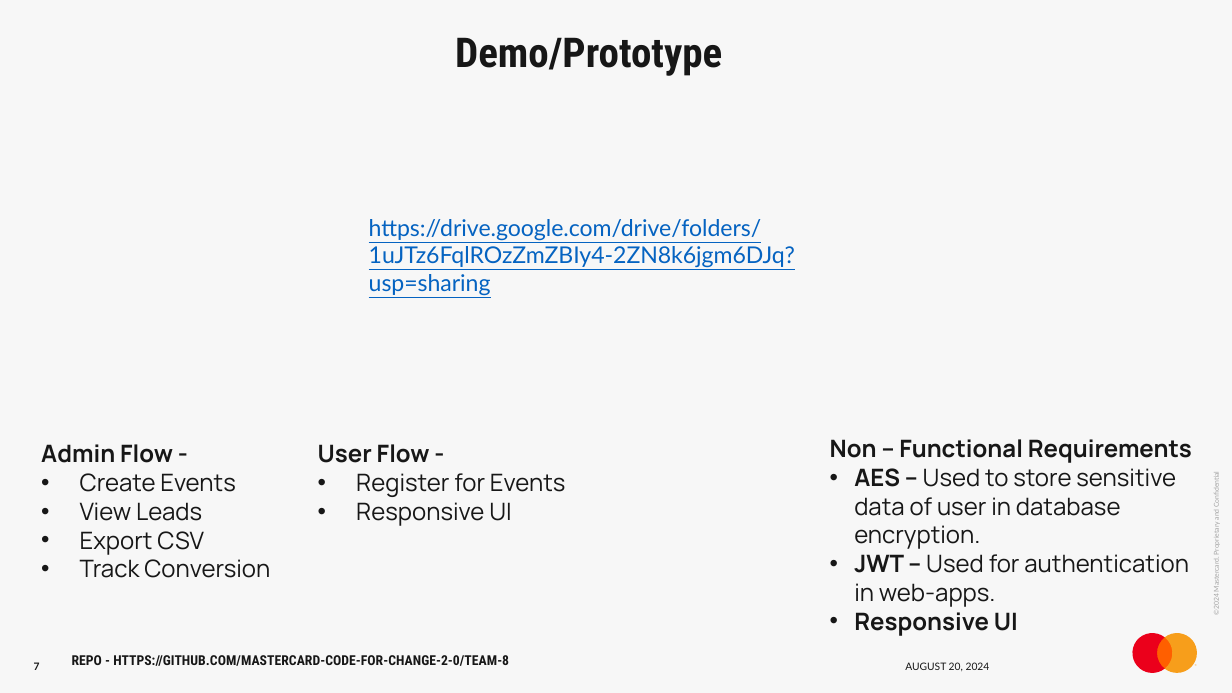
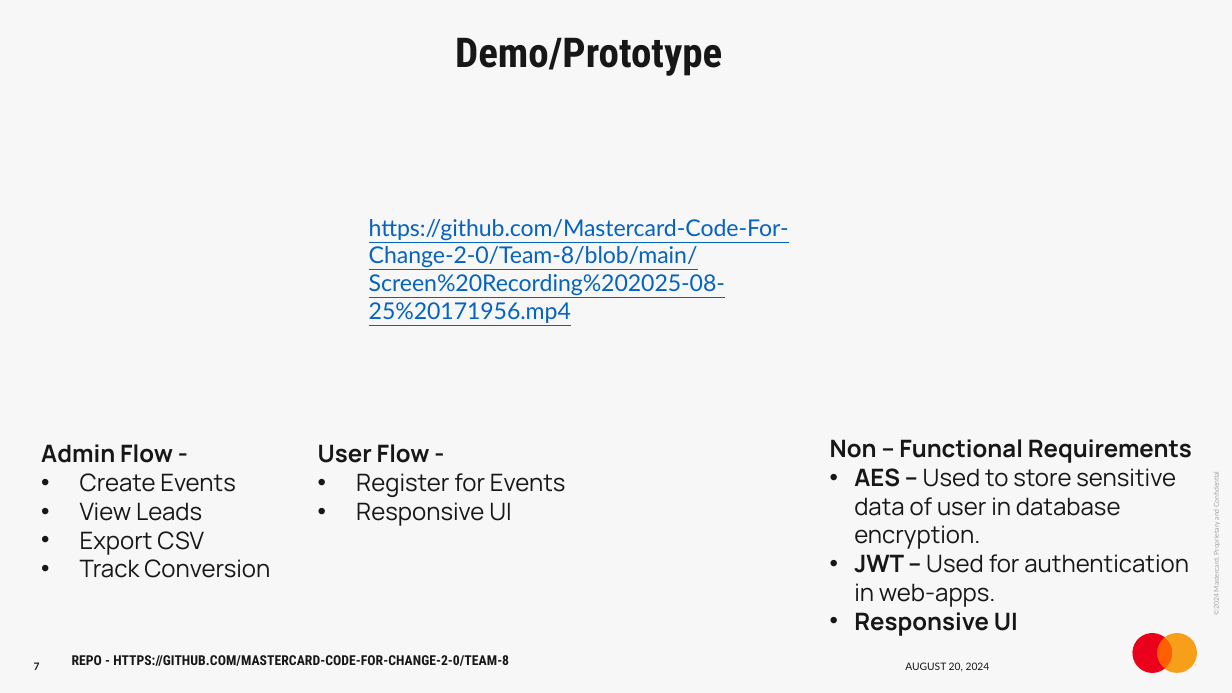
Before and after one commit to Mastercard-Code-For-Change-2-0/Team-8, a slide deck: slide 7 of HackathonPresentation_Skeleton.pptx. Drawn at 1232x693 pixels with LibreOffice and Linux fonts; fonts in the diff are those of the drawing. Boxes give left, top, right and bottom in pixels: in the first picture for what was removed or moved away, otherwise in the second. Text is boxed around its words. In the diff, an @@ line names an element or a change of style, - is before the commit and + after.

Commit message:
Final_ppt_video

```diff
--- a/HackathonPresentation_Skeleton.pptx
+++ b/HackathonPresentation_Skeleton.pptx
@@ text at (x1=369, y1=219, x2=789, y2=323): text changed @@
-https://drive.google.com/drive/folders/1uJTz6FqlROzZmZBIy4-2ZN8k6jgm6DJq?usp=sharing
+https://github.com/Mastercard-Code-For-Change-2-0/Team-8/blob/main/Screen%20Recording%202025-08-25%20171956.mp4
```
